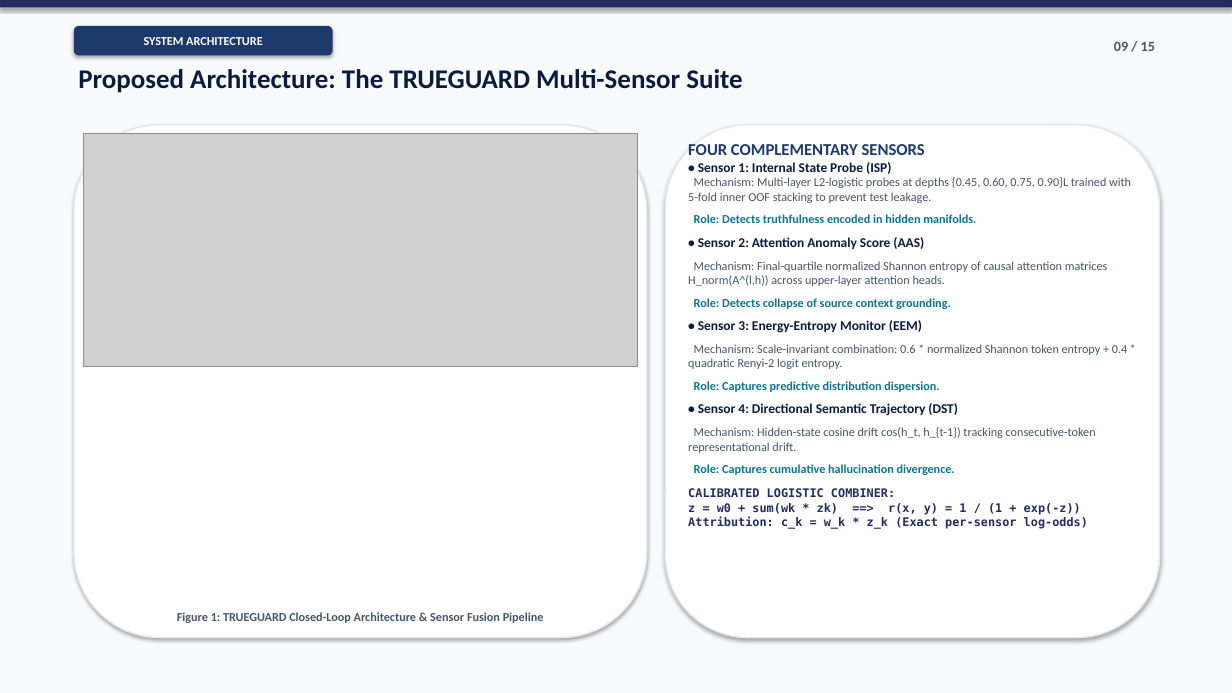
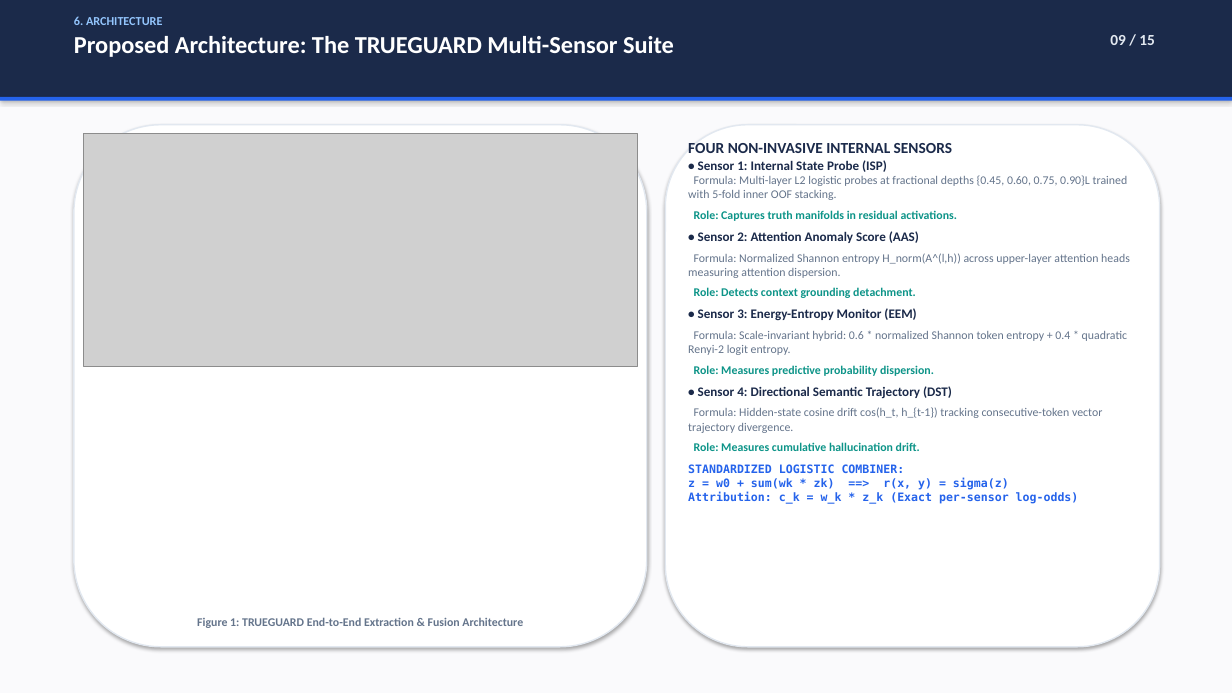
Before and after one commit to yogeshravi19/trueguard, a slide deck: slide 9 of CAPSTONE/FINAL_PRESENTATION.pptx. Drawn at 1232x693 pixels with LibreOffice and Linux fonts; fonts in the diff are those of the drawing; grey boxes stand for pictures. Boxes give left, top, right and bottom in pixels: in the first picture for what was removed or moved away, otherwise in the second. Text is boxed around its words. In the diff, an @@ line names an element or a change of style, - is before the commit and + after.

```diff
--- a/CAPSTONE/FINAL_PRESENTATION.pptx
+++ b/CAPSTONE/FINAL_PRESENTATION.pptx
@@ rectangle at (0,0,1232,693): fill #F8FAFC to #FAFAFC @@
@@ rectangle: place and size @@
-rectangle at (0,0,1232,7)
+rectangle at (0,0,1232,97)
@@ rectangle at (0,0,1232,97): fill #242C5F to #1B2A4A @@
@@ text at (74,16,162,25): paragraph added @@
+6. ARCHITECTURE
@@ text "6. ARCHITECTURE": place and size @@
-text "6. ARCHITECTURE" at (78,69,742,93)
+text "6. ARCHITECTURE" at (74,16,674,57)
@@ rounded rectangle removed at (74,26,333,55) @@
-SYSTEM ARCHITECTURE
@@ text "09 / 15" at (1110,35,1155,45): size 11 to 12 pt, text colour #475569 to #E2E8F0 @@
@@ text at (74,36,674,57): size 21 to 19 pt, text colour #0B1B3D to #FFFFFF in "Proposed Architecture: The TRUEGUARD Multi-Sensor Suite"; more space between paragraphs @@
@@ rectangle added at (0,97,1232,101), fill #2563EB @@
@@ rounded rectangle: place and size @@
-rounded rectangle at (74,125,647,638)
+rounded rectangle at (74,125,647,647)
@@ rounded rectangle at (74,125,647,647): outline #E2E8F0 1.2 pt to #E2E8F0 1.1 pt @@
@@ rounded rectangle at (665,125,1160,647): outline #E2E8F0 1.2 pt to #E2E8F0 1.1 pt @@
@@ rounded rectangle: place and size @@
-rounded rectangle at (665,125,1160,638)
+rounded rectangle at (665,125,1160,647)
@@ text at (688,143,1130,503): text changed; size 9.5 to 9.2 pt; text colour #475569 to #64748B @@
-FOUR COMPLEMENTARY SENSORS
-• Sensor 1: Internal State Probe (ISP)
-Mechanism: Multi-layer L2-logistic probes at depths {0.45, 0.60, 0.75, 0.90}L trained with 5-fold inner OOF stacking to prevent test leakage.
-Role: Detects truthfulness encoded in hidden manifolds.
-• Sensor 2: Attention Anomaly Score (AAS)
-Mechanism: Final-quartile normalized Shannon entropy of causal attention matrices H_norm(A^(l,h)) across upper-layer attention heads.
-Role: Detects collapse of source context grounding.
-• Sensor 3: Energy-Entropy Monitor (EEM)
-Mechanism: Scale-invariant combination: 0.6 * normalized Shannon token entropy + 0.4 * quadratic Renyi-2 logit entropy.
-Role: Captures predictive distribution dispersion.
-• Sensor 4: Directional Semantic Trajectory (DST)
-Mechanism: Hidden-state cosine drift cos(h_t, h_{t-1}) tracking consecutive-token representational drift.
-Role: Captures cumulative hallucination divergence.
-CALIBRATED LOGISTIC COMBINER:
-z = w0 + sum(wk * zk) ==> r(x, y) = 1 / (1 + exp(-z))
-Attribution: c_k = w_k * z_k (Exact per-sensor log-odds)
+FOUR NON-INVASIVE INTERNAL SENSORS
+• Sensor 1: Internal State Probe (ISP)
+Formula: Multi-layer L2 logistic probes at fractional depths {0.45, 0.60, 0.75, 0.90}L trained with 5-fold inner OOF stacking.
+Role: Captures truth manifolds in residual activations.
+• Sensor 2: Attention Anomaly Score (AAS)
+Formula: Normalized Shannon entropy H_norm(A^(l,h)) across upper-layer attention heads measuring attention dispersion.
+Role: Detects context grounding detachment.
+• Sensor 3: Energy-Entropy Monitor (EEM)
+Formula: Scale-invariant hybrid: 0.6 * normalized Shannon token entropy + 0.4 * quadratic Renyi-2 logit entropy.
+Role: Measures predictive probability dispersion.
+• Sensor 4: Directional Semantic Trajectory (DST)
+Formula: Hidden-state cosine drift cos(h_t, h_{t-1}) tracking consecutive-token vector trajectory divergence.
+Role: Measures cumulative hallucination drift.
+STANDARDIZED LOGISTIC COMBINER:
+z = w0 + sum(wk * zk) ==> r(x, y) = sigma(z)
+Attribution: c_k = w_k * z_k (Exact per-sensor log-odds)
@@ text at (197,617,523,628): text changed; size 9.5 to 9.2 pt; text colour #475569 to #64748B @@
-Figure 1: TRUEGUARD Closed-Loop Architecture & Sensor Fusion Pipeline
+Figure 1: TRUEGUARD End-to-End Extraction & Fusion Architecture
```
Also in this commit, not shown: 14 other slides changed, 6 other files.
